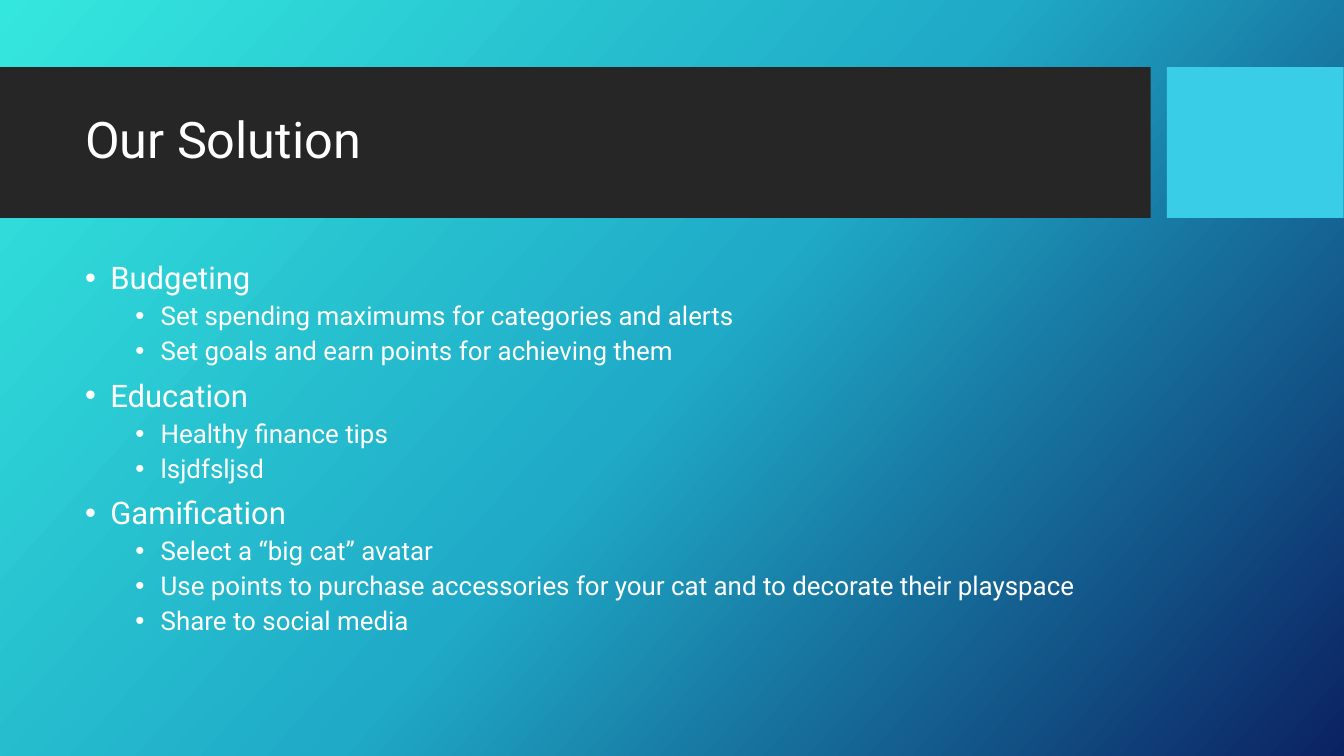
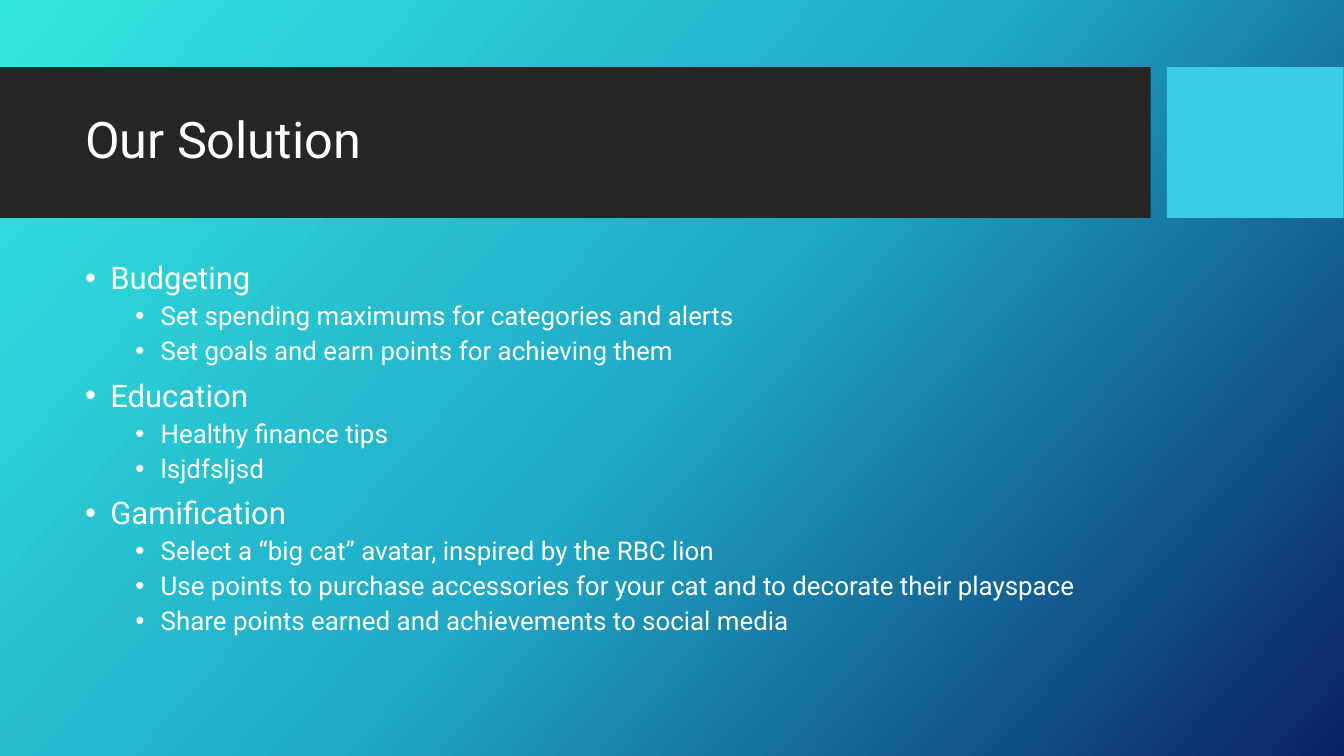
Before and after one commit to rsera/RBC-Hackathon, a slide deck: slide 5 of RBC Hackathon.pptx. Drawn at 1344x756 pixels with LibreOffice and Linux fonts; fonts in the diff are those of the drawing; background and template pictures are left out. Boxes give left, top, right and bottom in pixels: in the first picture for what was removed or moved away, otherwise in the second. Text is boxed around its words. In the diff, an @@ line names an element or a change of style, - is before the commit and + after.

```diff
--- a/RBC Hackathon.pptx
+++ b/RBC Hackathon.pptx
@@ text at (x1=161, y1=540, x2=714, y2=566): text changed @@
-  • Select a “big cat” avatar
+  • Select a “big cat” avatar, inspired by the RBC lion
@@ text at (x1=161, y1=610, x2=788, y2=636): text changed @@
-  • Share to social media
+  • Share points earned and achievements to social media
```
Also in this commit, not shown: 1 other slide changed.
